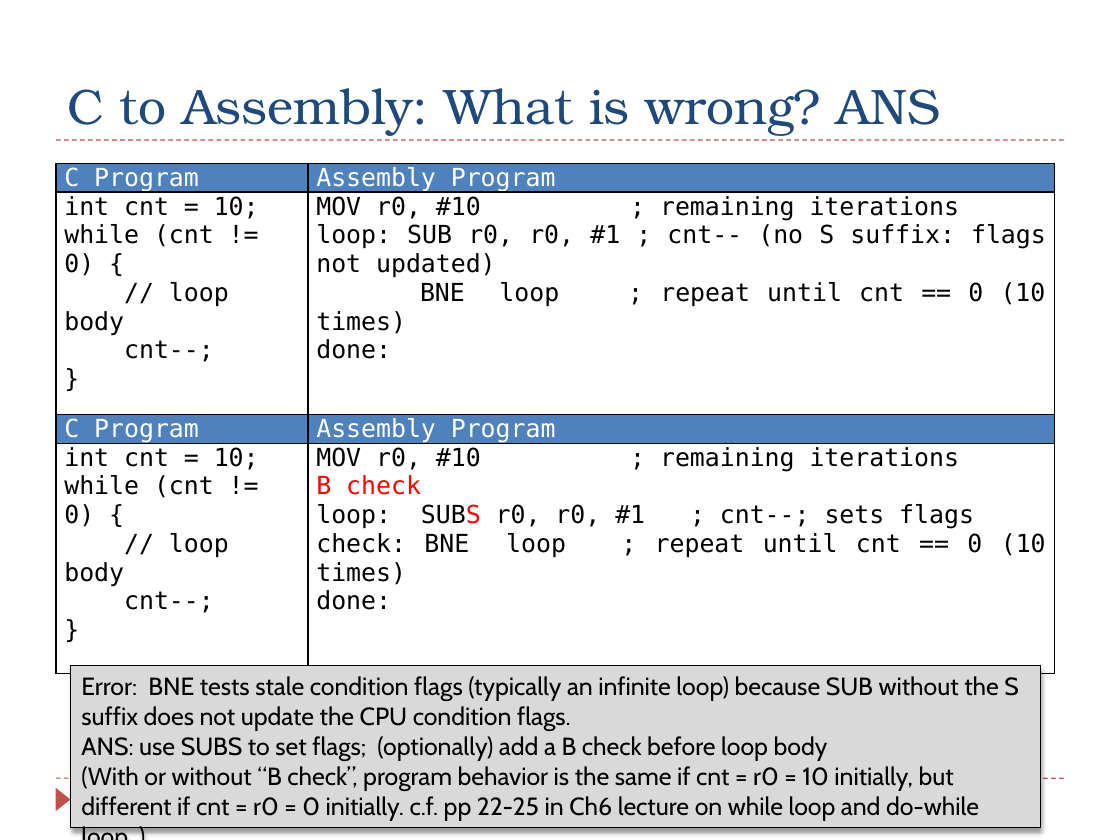
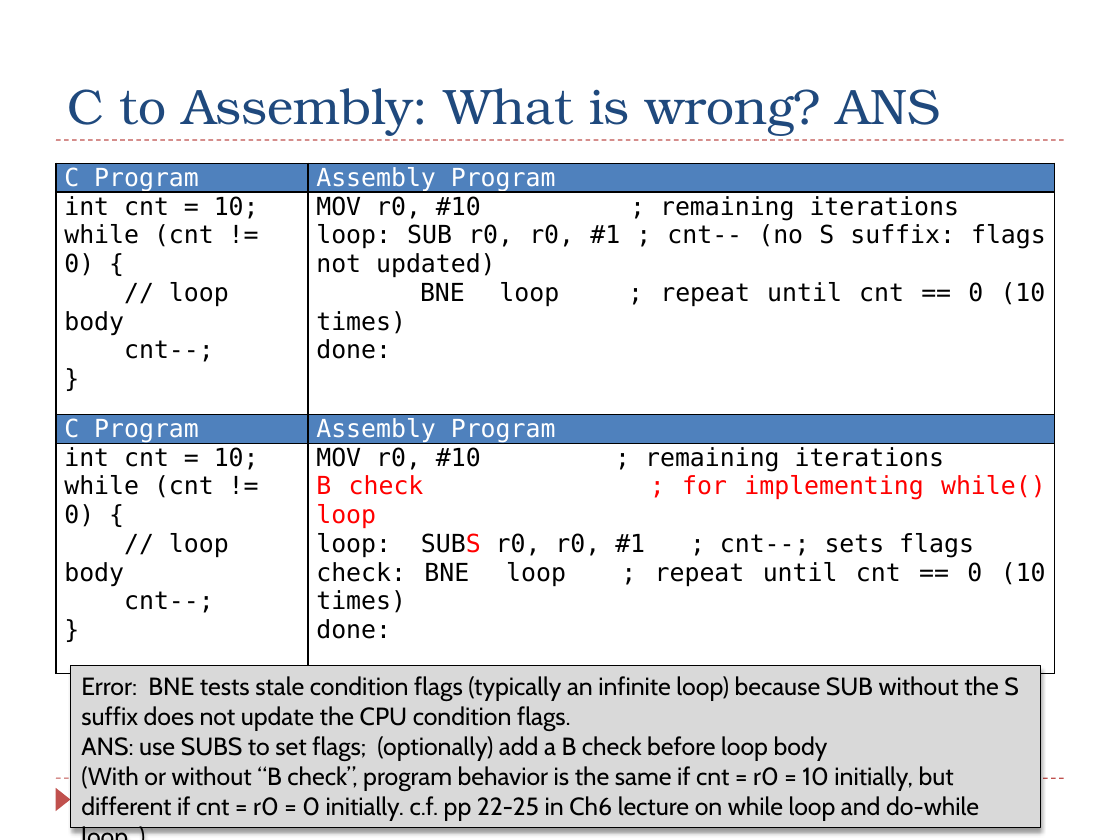
Before and after one commit to guhofstra/CSC111Fa26, a slide deck: slide 16 of PPTs/Ch6_ARM_Control_Flow_Exercises_ANS.pptx. Drawn at 1120x840 pixels with LibreOffice and Linux fonts; fonts in the diff are those of the drawing. Boxes give left, top, right and bottom in pixels: in the first picture for what was removed or moved away, otherwise in the second. Text is boxed around its words. In the diff, an @@ line names an element or a change of style, - is before the commit and + after.

```diff
--- a/PPTs/Ch6_ARM_Control_Flow_Exercises_ANS.pptx
+++ b/PPTs/Ch6_ARM_Control_Flow_Exercises_ANS.pptx
@@ table at [56,414,1055,653] @@
-row 2, column 2: MOV r0, #10 ; remaining iterations / B check / loop: SUBS r0, r0, #1 ; cnt--; sets flags / check: BNE loop ; repeat until cnt == 0 (10 times) / done:
+row 2, column 2: MOV r0, #10 ; remaining iterations / B check ; for implementing while() loop / loop: SUBS r0, r0, #1 ; cnt--; sets flags / check: BNE loop ; repeat until cnt == 0 (10 times) / done:
```
Also in this commit, not shown: 8 other slides changed.
